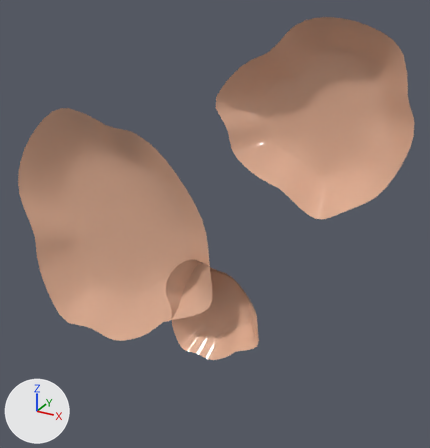
An edit to the FBX model Assets/FBX-Exports/Me_Island.fbx, drawn before and after from the same camera.
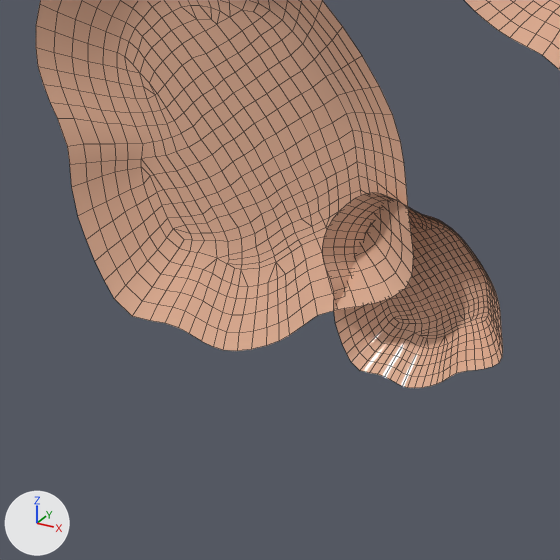
Each version appears first whole from a 50 mm lens placed at (56.9, -69.4, 39.9), pointed at (16.7, 3.6, 3.4), and next in a close-up on the part from 0% to 67% of the width and 36% to 100% of the height. Lighting does not change. The marker at lower left points along +X, +Y and +Z. The close-ups show mesh edges as thin lines. Where no turn or scale is listed for an object, it has been applied to the vertices.

Objects in the first close-up: 'Me_Island'.
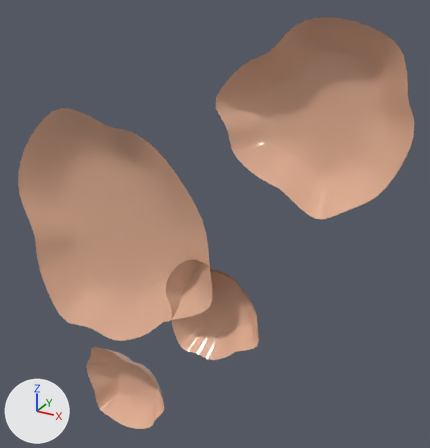
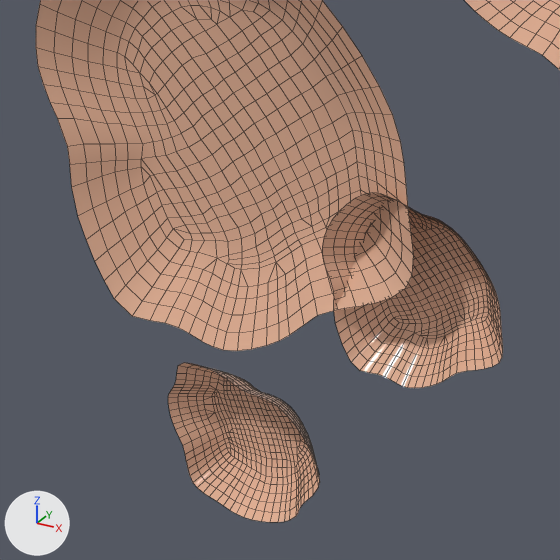
Pixel boxes [x1, y1, x2, y2] of what changed, in the close-ups (560 x 560 px):
'Me_Island', reshaped
    before: [36, 0, 560, 388]
    after: [36, 0, 560, 522]
part 1 of me_mesh, added (beige)
    after: [168, 363, 319, 522]

Edits to the bpy script that builds the scene:
```text
Change me_mesh:
    used by ob_me_island; location = (0.0, 0.0, 0.0)
    remove me_mesh.from_pydata(...)  # 1878 vertices, 1803 faces; spans x -17.5..45.2, y -2.6..1.5, z -19.5..34.4
    add me_mesh.from_pydata(...)  # 2504 vertices, 2404 faces; spans x -17.5..45.2, y -2.6..1.5, z -37.9..34.4
    me_mesh part 1: a new loose piece of 626 vertices spanning x -6.6..10.2, y -2.6..1.5, z -37.9..-22.1, in mat_material__26 (beige #e7b599)
```
